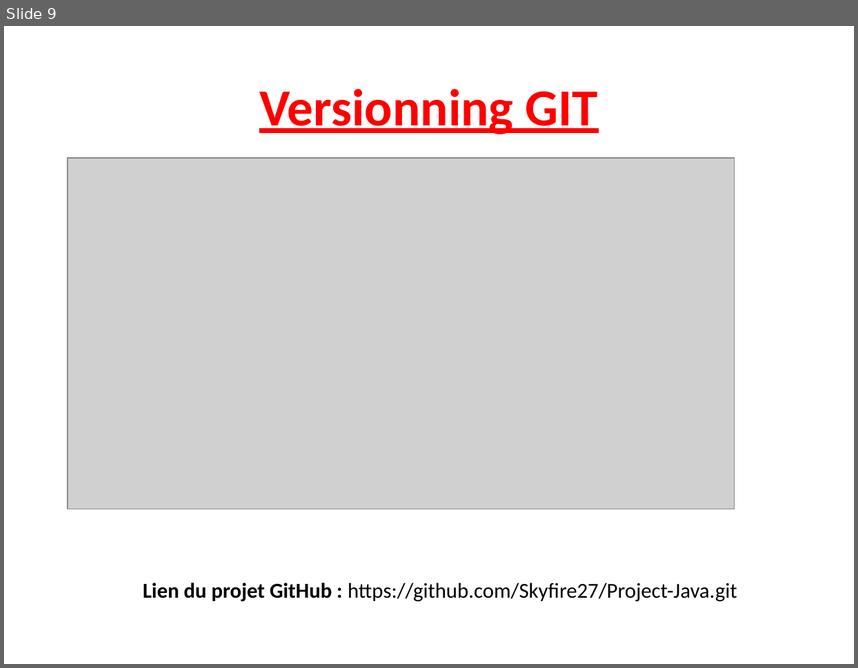
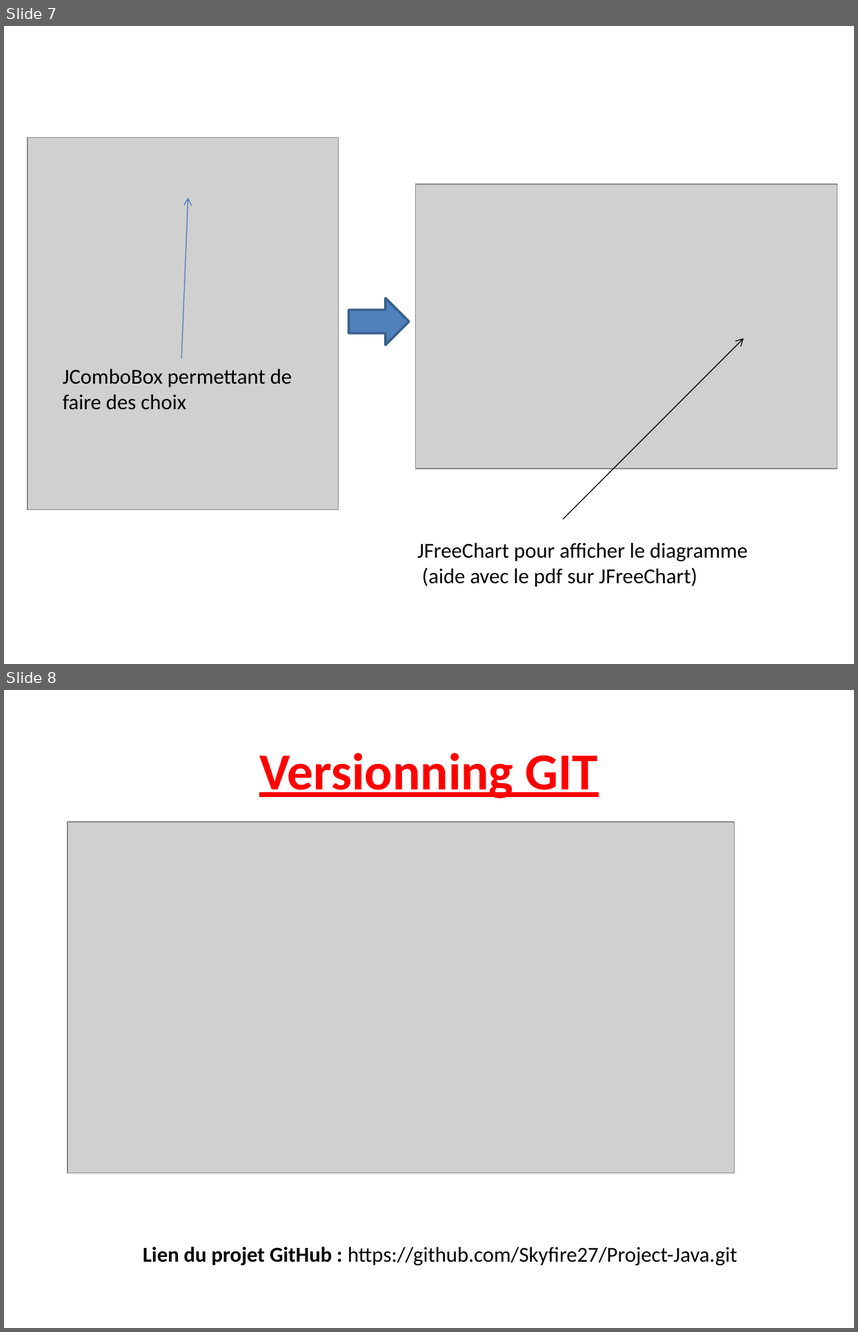
Before and after one commit to Skyfire27/Project-Java, a slide deck: PROJET POO Java/Projet_Java_TAN_RINJARD.pptx. Shown one above the other, each under a label of ours: slide 9 before the commit, slides 7 and 8 after it. The pictures are 858x668 and 858x1332 pixels, drawn with LibreOffice and Linux fonts; fonts in the diff are those of the drawing; grey boxes stand for pictures. Boxes give left, top, right and bottom in pixels: in the first picture for what was removed or moved away, otherwise in the second. Text is boxed around its words. In the diff, an @@ line names an element or a change of style, - is before the commit and + after.

```diff
--- a/PROJET POO Java/Projet_Java_TAN_RINJARD.pptx
+++ b/PROJET POO Java/Projet_Java_TAN_RINJARD.pptx
@@ slide 7 added at box(4, 26, 854, 664), background #FFFFFF @@
@@ picture added at box(27, 137, 339, 510) @@
@@ picture added at box(415, 184, 837, 468) @@
@@ arrow added from (181, 359) to (188, 198), #4B7EBC 0.75 pt @@
@@ right arrow added at box(349, 298, 410, 345), fill #4F81BD, outline #3A5F8C 2 pt @@
@@ arrow added from (562, 519) to (744, 338), #000000 0.75 pt @@
@@ text added at box(63, 368, 292, 410), 18 pt, text #000000 @@
+JComboBox permettant de
+faire des choix
@@ text added at box(417, 542, 748, 586), 18 pt, text #000000 @@
+JFreeChart pour afficher le diagramme
+(aide avec le pdf sur JFreeChart)
@@ what was slide 9 is now slide 8 @@
```
Also in this commit, not shown: 2 slides changed, 1 other slide added, 3 slides removed.
